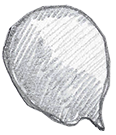
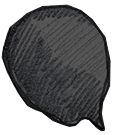
Two versions of the same layered image (116×135). Layer-by-layer changes:
added layer "Layer 1" (multiply, 65%) above "Calque 1 copy" over [1, 4, 111, 132]
added layer "Calque 1 copy" (multiply) above "Calque 1" over [1, 4, 111, 132]
painted on "Calque 1" over [1, 4, 111, 132]
